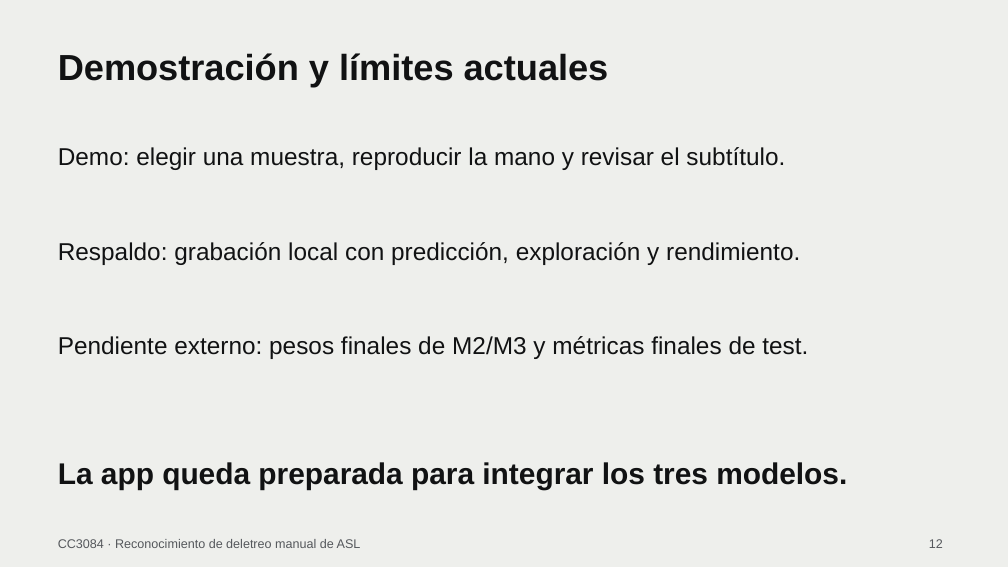
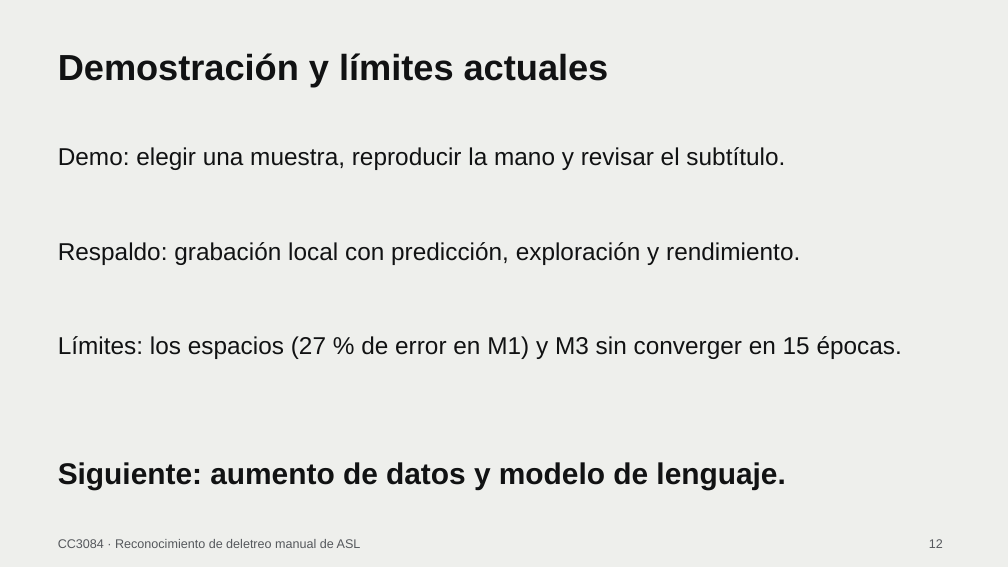
Before and after one commit to jcdiegolopez/DS-PR02, a slide deck: slide 12 of reports/presentacion/ASL_resultados.pptx. Drawn at 1008x567 pixels with LibreOffice and Linux fonts; fonts in the diff are those of the drawing. Boxes give left, top, right and bottom in pixels: in the first picture for what was removed or moved away, otherwise in the second. Text is boxed around its words. In the diff, an @@ line names an element or a change of style, - is before the commit and + after.

Commit message:
docs: actualizar presentacion con los resultados finales en test

```diff
--- a/reports/presentacion/ASL_resultados.pptx
+++ b/reports/presentacion/ASL_resultados.pptx
@@ text at box(58, 336, 902, 359): text changed @@
-Pendiente externo: pesos finales de M2/M3 y métricas finales de test.
+Límites: los espacios (27 % de error en M1) y M3 sin converger en 15 épocas.
@@ text at box(58, 462, 785, 489): text changed @@
-La app queda preparada para integrar los tres modelos.
+Siguiente: aumento de datos y modelo de lenguaje.
```
Also in this commit, not shown: 2 other slides changed, 1 other file.
